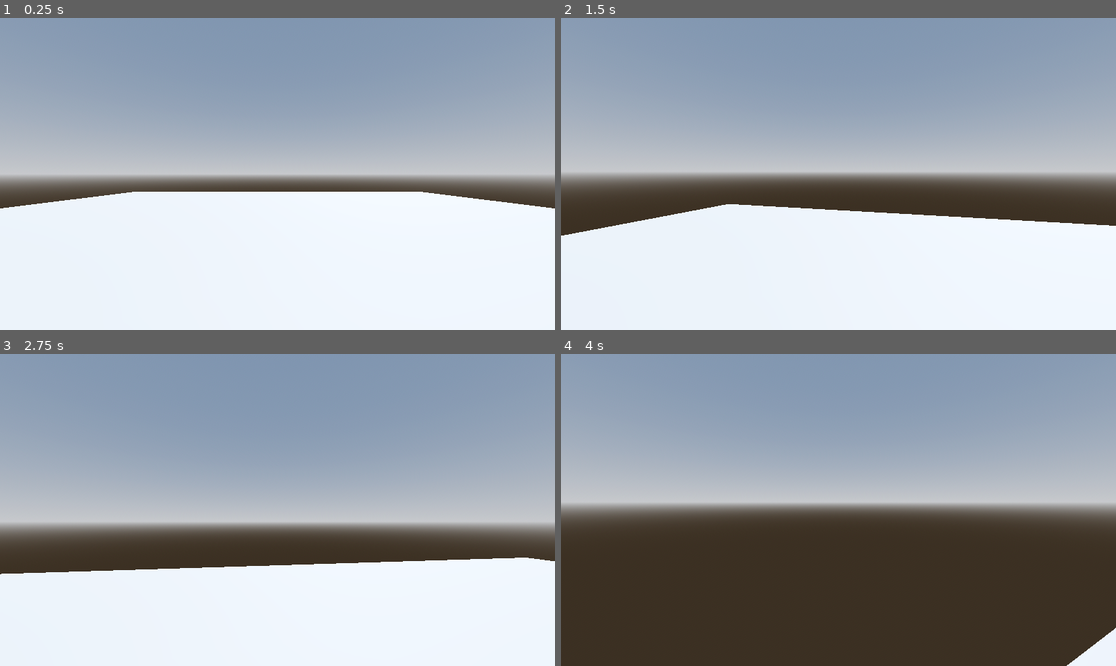
Above: before the commit, frames 1-4 (two rows, left to right).
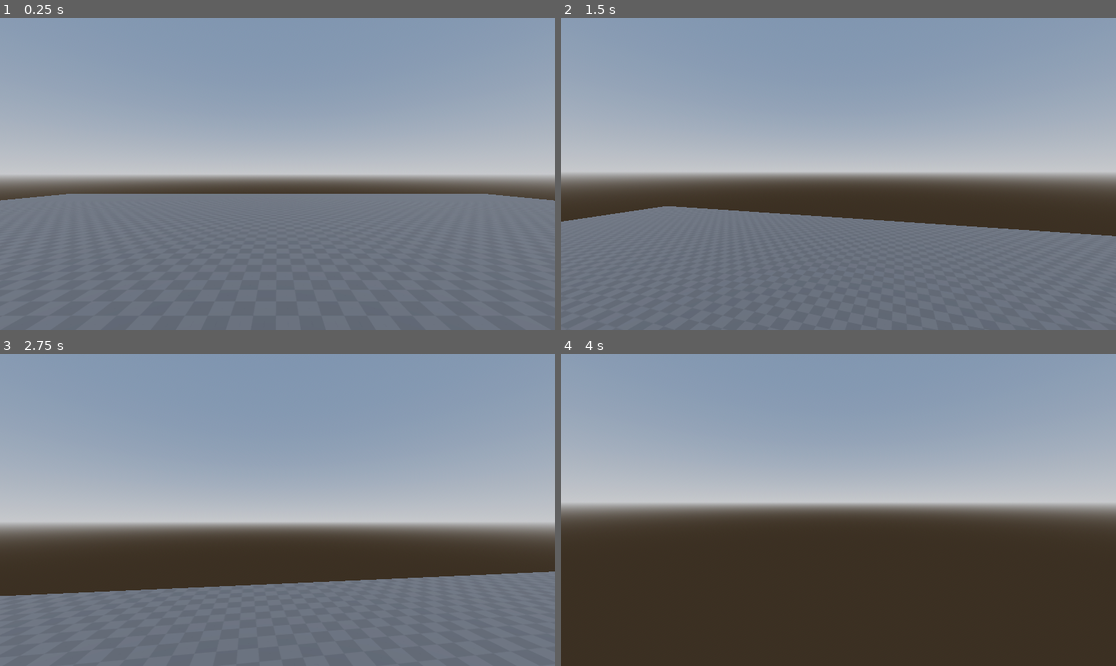
Above: after the commit, the same moments.

Repository: sebha01/Godot-Fps-Tutorial
Game: Godot game, scene res://Scenes/world.tscn
The game is run twice, just before and just after one commit, with the same random seed, the same clock (stepped at 60 frames per second) and the same inputs.
Inputs (mouse positions are in pixels of both pictures, inside the frame that each line leads up to):
- Up to frame 1 (0.25 s): no input
- Up to frame 2 (1.5 s): tap Enter at 0.5 s; move the mouse to (866, 174) at 0.52 s; hold Up (Up) from 0.53 s (still down); tap Space (Jump) at 0.77 s; move the mouse to (810, 174) at 1.27 s
- Up to frame 3 (2.75 s): keep holding Up (Up); tap Space (Jump) at 1.52 s; move the mouse to (288, 503) at 2.02 s
- Up to frame 4 (4 s): keep holding Up (Up); move the mouse to (832, 516) at 2.77 s; tap Space (Jump) at 3.02, 3.77 s; move the mouse to (877, 513) at 3.52 s

The runs differ from the first frame. In frame 1, 44% of the frame differs, in the area x 0-100%, y 55-100%; in frame 2, 37%; in frame 3, 32%; in frame 4, 0.5%.

Commit message:
Added prototype textures

Diff:
--- a/Scenes/world.tscn
+++ b/Scenes/world.tscn
@@ -1,6 +1,7 @@
-[gd_scene load_steps=7 format=3 uid="uid://bftne6yibc02y"]
+[gd_scene load_steps=9 format=3 uid="uid://bftne6yibc02y"]
 
 [ext_resource type="Script" path="res://Scripts/Player.gd" id="1_s7tj6"]
+[ext_resource type="Texture2D" uid="uid://cs4u3kiq1gk1w" path="res://Prototype Textures/Dark/texture_09.png" id="1_xfgvx"]
 
 [sub_resource type="ProceduralSkyMaterial" id="ProceduralSkyMaterial_l2erd"]
 sky_horizon_color = Color(0.64625, 0.65575, 0.67075, 1)
@@ -14,6 +15,13 @@
 sky = SubResource("Sky_5a7iy")
 tonemap_mode = 2
 glow_enabled = true
+
+[sub_resource type="StandardMaterial3D" id="StandardMaterial3D_q01o6"]
+albedo_texture = ExtResource("1_xfgvx")
+uv1_triplanar = true
+uv1_world_triplanar = true
+uv2_triplanar = true
+uv2_world_triplanar = true
 
 [sub_resource type="CapsuleMesh" id="CapsuleMesh_pmvsy"]
 
@@ -29,10 +37,12 @@
 [node name="WorldEnvironment" type="WorldEnvironment" parent="."]
 environment = SubResource("Environment_wb2hs")
 
-[node name="Floor" type="CSGBox3D" parent="."]
-transform = Transform3D(11.0078, 0, 0, 0, 1, 0, 0, 0, 6.51538, -0.00436401, 0, -0.0687256)
+[node name="CSGCombiner3D" type="CSGCombiner3D" parent="."]
 use_collision = true
-size = Vector3(4.55426, 0, 10.9666)
+
+[node name="CSGBox3D" type="CSGBox3D" parent="CSGCombiner3D"]
+transform = Transform3D(65.2377, 0, 0, 0, 0.996318, 0, 0, 0, 63.1047, 0, 0, 0)
+material = SubResource("StandardMaterial3D_q01o6")
 
 [node name="Player" type="CharacterBody3D" parent="."]
 script = ExtResource("1_s7tj6")
Binary file added: Prototype Textures/Dark/texture_01.png
Not shown, added: Prototype Textures/Dark/texture_01.png.import
Binary file added: Prototype Textures/Dark/texture_02.png
Not shown, added: Prototype Textures/Dark/texture_02.png.import
Binary file added: Prototype Textures/Dark/texture_03.png
Not shown, added: Prototype Textures/Dark/texture_03.png.import
Binary file added: Prototype Textures/Dark/texture_04.png
Not shown, added: Prototype Textures/Dark/texture_04.png.import
Binary file added: Prototype Textures/Dark/texture_05.png
Not shown, added: Prototype Textures/Dark/texture_05.png.import
Binary file added: Prototype Textures/Dark/texture_06.png
Not shown, added: Prototype Textures/Dark/texture_06.png.import
(and 144 more such lines)
